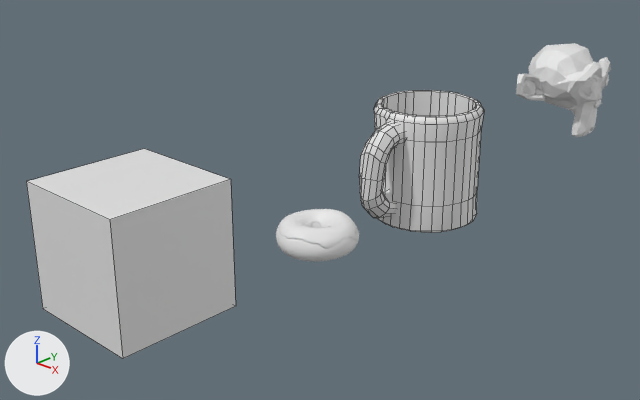
An edit to the Blender file Source Art/Mugs.blend, drawn before and after from the same camera.
Camera for both pictures: a camera (50 mm lens) standing at (9.89, -12.09, 6.42) and looking at (-0.6, -0.93, 0.36). Every picture has the same lights, and +X, +Y and +Z are marked at lower left. Mesh edges are drawn as thin lines on the coarser meshes.
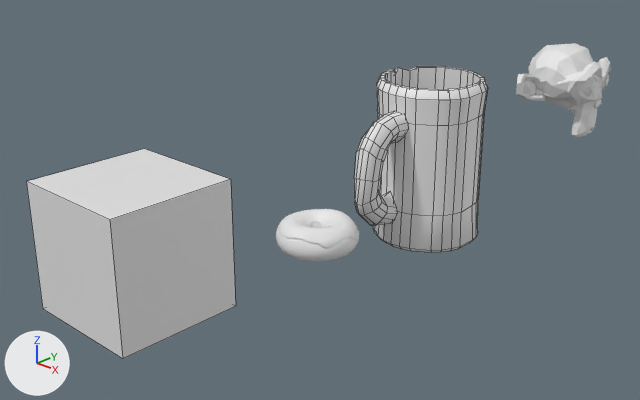
Commit message: assets
mugs

Where the change shows, as pixel boxes [x1, y1, x2, y2] in the pictures (640 x 400 px; the box of a moved part takes in the faces that stretch with it):
'Cylinder', reshaped, moved, turned, rescaled, modifiers changed: before [374, 90, 484, 233]; after [373, 66, 488, 253]
'Torus.003', rescaled (17% wider, 18% taller): before [359, 122, 405, 218]; after [354, 112, 408, 225]
part 1 of me_cylinder, moved or reshaped (not visible afterwards): before [385, 110, 392, 120]

Patch to the scene script:
```diff
--- a/Source Art/Mugs.blend.py
+++ b/Source Art/Mugs.blend.py
@@ me_cylinder @@
 me_cylinder.from_pydata(...)  # 248 vertices, 222 faces; spans x -0.98..1.0, y -1.0..0.99, z -1.05..1.11
 # used by ob_cylinder; location = (0.59, 0.69, 1.0)
 # verts and faces of me_cylinder; kept vertices keep their numbers, new ones are numbered from 248
 # before: 213 (-0.15, -0.99, 1.0) at pixel (388, 118), 214 (-0.24, -0.97, 1.0) at pixel (384, 117), 215 (-0.19, -0.98, 0.95) at pixel (386, 120), 216 (-0.13, -0.92, 1.11) at pixel (391, 112), 217 (-0.23, -0.9, 1.11) at pixel (387, 110)
 # before: 218 (-0.21, -0.82, 1.11) at pixel (391, 109), 219 (-0.12, -0.84, 1.11) at pixel (394, 111), 220 (-0.17, -0.84, 1.06)
+# me_cylinder part 1
+delete_faces([(217, 220, 218), (216, 219, 220), (214, 215, 220, 217), (213, 216, 220, 215)])
+verts[249] = (-0.18, -0.89, 1.01)
+faces += [(217, 249, 220, 218), (214, 215, 249, 217), (213, 216, 249, 215), (216, 219, 220, 249)]
@@ ob_cylinder @@
 ob_cylinder = bpy.data.objects.new('Cylinder', me_cylinder)
-ob_cylinder.location = (0.59, 0.69, 1.0)
-_m = ob_cylinder.modifiers.new('Weighted Normal', 'WEIGHTED_NORMAL')
-_m.weight = 1
-_m.thresh = 1.63
+ob_cylinder.location = (0.6, 0.75, 1.02)
+ob_cylinder.rotation_euler = (0.0, 0.0, -1.403)  # degrees (0, 0, -80)
+ob_cylinder.scale = (1.0, 1.0, 1.41)
@@ ob_torus_003 @@
 ob_torus_003.rotation_euler = (-1.487, -0.00265, 1.577)  # degrees (-85, -0.2, 90)
-ob_torus_003.scale = (0.967, 0.967, 0.967)
+ob_torus_003.scale = (1.17, 1.14, 0.969)
```
